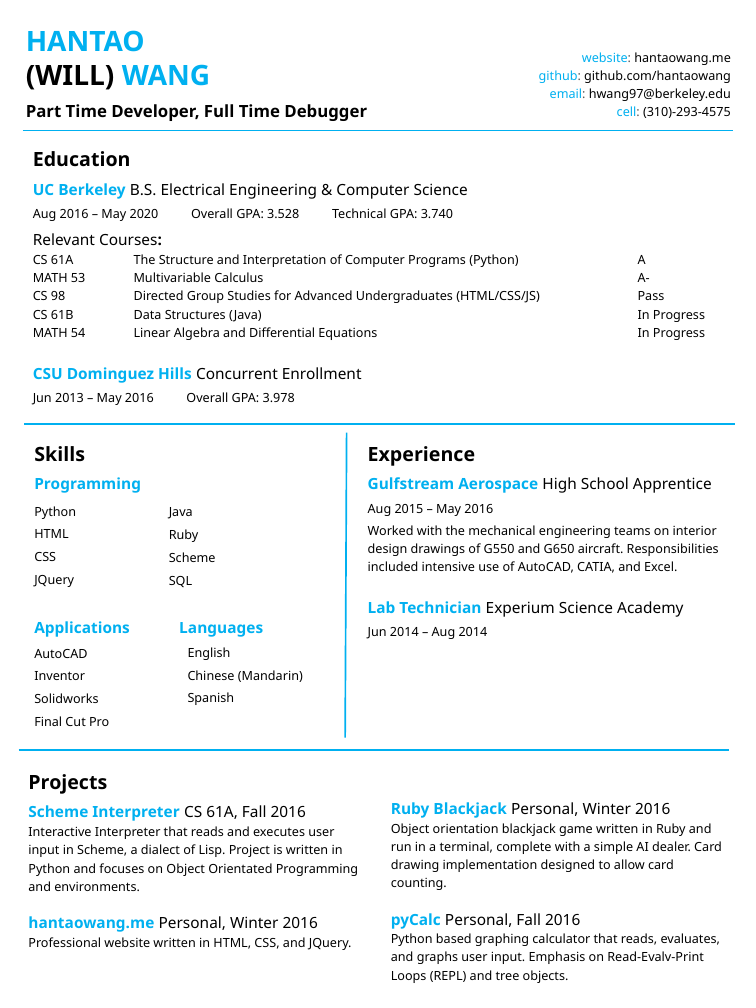
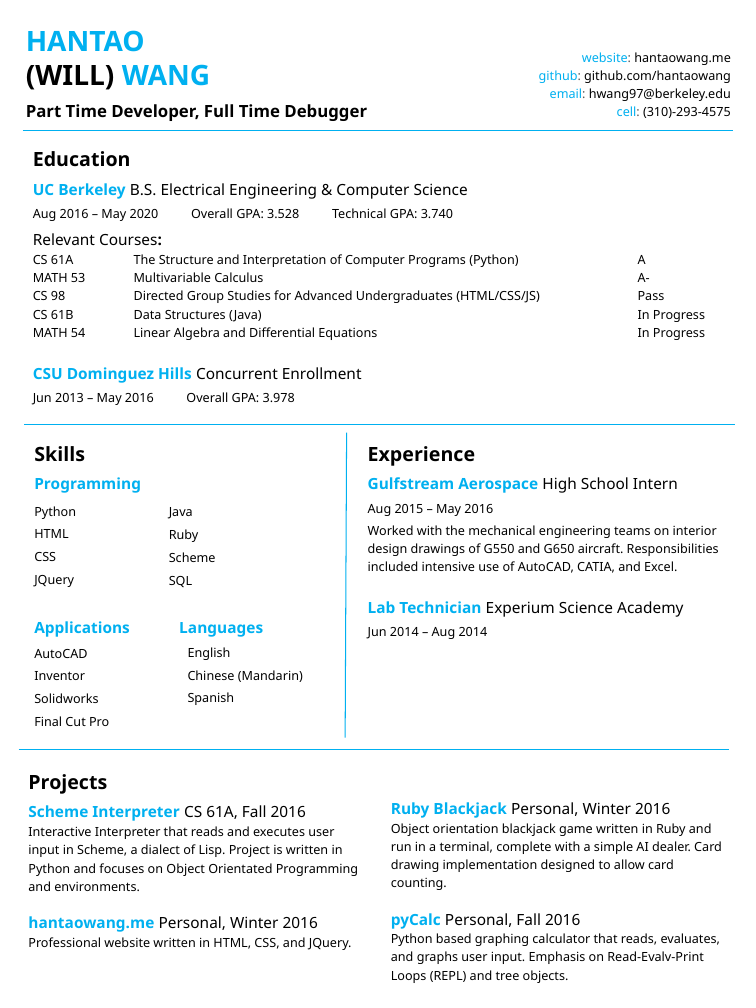
Before and after one commit to hantaowang/metman, a slide deck: slide 1 of assets/files/resume.pptx. Drawn at 756x1008 pixels with LibreOffice and Linux fonts; fonts in the diff are those of the drawing. Boxes give left, top, right and bottom in pixels: in the first picture for what was removed or moved away, otherwise in the second. Text is boxed around its words. In the diff, an @@ line names an element or a change of style, - is before the commit and + after.

```diff
--- a/assets/files/resume.pptx
+++ b/assets/files/resume.pptx
@@ line (345, 738) - (347, 432): stroke #00B0F0 1.2 pt to #00B0F0 0.75 pt @@
@@ text at <box>368,477,678,493</box>: text changed; text colour #000000 to #00B0F0; bold on @@
-Gulfstream Aerospace High School Apprentice
+Gulfstream Aerospace High School Intern
```
Also in this commit, not shown: 1 other file.
